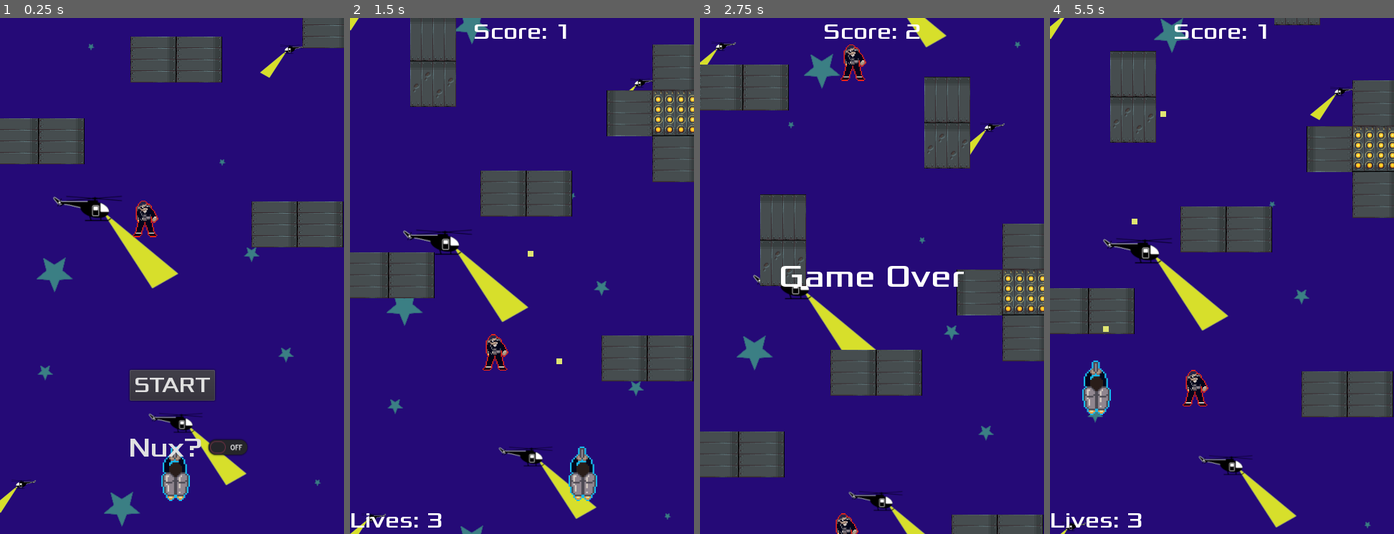
Above: before the commit, frames 1-4 (left to right).
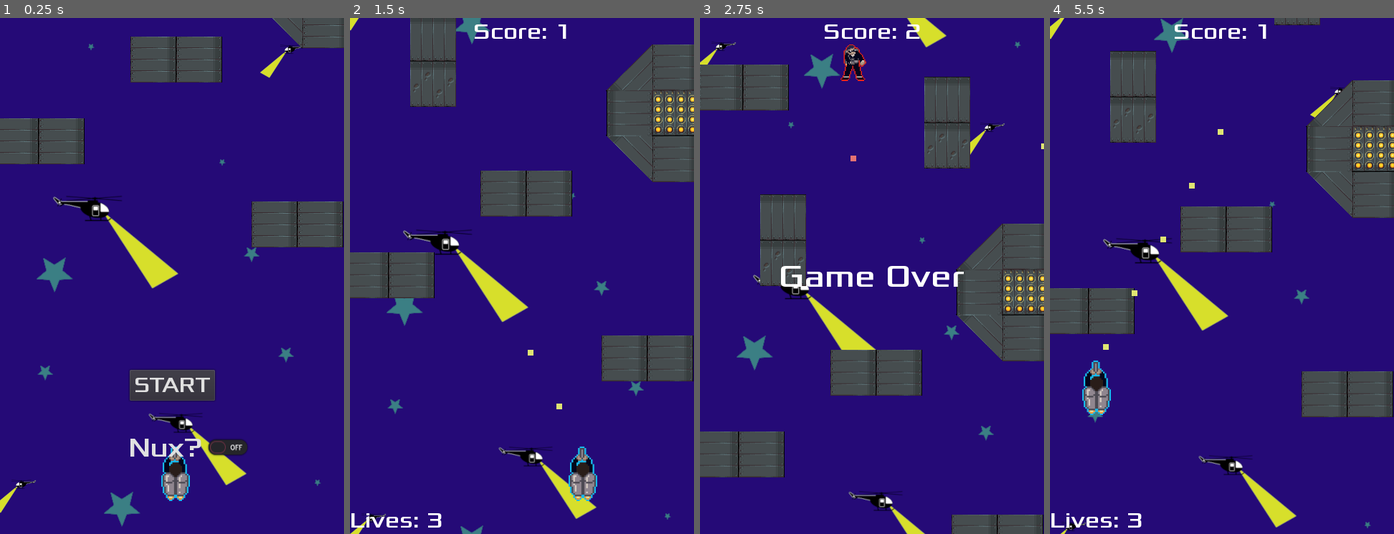
Above: after the commit, the same moments.

Repository: Harrison-Winters/Jet-Pack-Escape
Game: Godot game, scene res://Stage1.tscn
The game is run twice, just before and just after one commit, with the same random seed, the same clock (stepped at 60 frames per second) and the same inputs.
Inputs:
- Up to frame 1 (0.25 s): no input
- Up to frame 2 (1.5 s): click "START" at 0.5 s; hold Right (ui_right) from 1.28 s (still down); hold Z (shoot) from 1.28 s (still down)
- Up to frame 3 (2.75 s): release Right (ui_right) at 2.03 s; release Z (shoot) at 2.03 s; hold Down (ui_down) from 2.03 s (still down); tap Z (shoot) at 2.1 s
- Up to frame 4 (5.5 s): release Down (ui_down) at 2.78 s; hold Right (ui_right) 2.78-3.53 s; hold Z (shoot) 2.78-3.53 s; hold Up (ui_up) 3.53-4.25 s; tap Z (shoot) at 3.6 s; click "START" at 4.25 s; hold Left (ui_left) from 5.03 s (still down); hold Z (shoot) from 5.03 s (still down)

The runs differ from the first frame. In frame 1, 0.6% of the frame differs, in the area x 38-88%, y 0-43%; in frame 2, 1.6%; in frame 3, 1.4%; in frame 4, 1.7%, in the area x 15-88%, y 12-76%.

Commit message:
fixed radial enemy

Diff:
--- a/Jetpack Escape/Part1.tscn
+++ b/Jetpack Escape/Part1.tscn
@@ -241,17 +241,11 @@
 [node name="Wall31" parent="." groups=["ObstaclesPart1"] instance=ExtResource( 8 )]
 position = Vector2( 669, -7758 )
 
-[node name="Wall32" parent="." groups=["ObstaclesPart1"] instance=ExtResource( 1 )]
-position = Vector2( 1114, -6852 )
-
 [node name="Wall33" parent="." groups=["ObstaclesPart1"] instance=ExtResource( 2 )]
 position = Vector2( 655, -6939 )
 
 [node name="Wall72" parent="Wall33" groups=["ObstaclesPart1"] instance=ExtResource( 1 )]
 position = Vector2( -296, -475 )
-
-[node name="Wall34" parent="." groups=["ObstaclesPart1"] instance=ExtResource( 1 )]
-position = Vector2( 1135, -7491 )
 
 [node name="Wall35" parent="." groups=["ObstaclesPart1"] instance=ExtResource( 8 )]
 position = Vector2( 393, -6126 )
@@ -294,15 +288,9 @@
 [node name="Wall61" parent="." groups=["ObstaclesPart1"] instance=ExtResource( 1 )]
 position = Vector2( 586, -8884 )
 
-[node name="Wall44" parent="." groups=["ObstaclesPart1"] instance=ExtResource( 8 )]
-position = Vector2( 1126, -9177 )
-
 [node name="Wall46" parent="." groups=["ObstaclesPart1"] instance=ExtResource( 6 )]
 position = Vector2( 616, -8675 )
 
-[node name="Wall48" parent="." groups=["ObstaclesPart1"] instance=ExtResource( 2 )]
-position = Vector2( -298, -8771 )
-
 [node name="Wall49" parent="." groups=["ObstaclesPart1"] instance=ExtResource( 3 )]
 position = Vector2( 296, -9212 )
 
@@ -466,26 +454,61 @@
 position = Vector2( 543, -5233 )
 
 [node name="enemy2" parent="." groups=["enemies"] instance=ExtResource( 11 )]
-position = Vector2( 637, -4240 )
+position = Vector2( 643, -4324 )
 
 [node name="enemy" parent="." groups=["enemies"] instance=ExtResource( 11 )]
-position = Vector2( 492, -1708 )
+position = Vector2( 392, -1583 )
 
 [node name="enemy_radial" parent="." groups=["enemies"] instance=ExtResource( 13 )]
-position = Vector2( 543, -10429 )
+physics_interpolation_mode = 0
+position = Vector2( 348, -9756 )
 collision_layer = 1
 collision_mask = 1
 
 [node name="enemy3" parent="." groups=["enemies"] instance=ExtResource( 11 )]
 position = Vector2( 514, -182 )
 
+[node name="enemy_radial2" parent="." groups=["enemies"] instance=ExtResource( 13 )]
+physics_interpolation_mode = 0
+position = Vector2( 535, -2660 )
+
+[node name="enemy5" parent="." groups=["enemies"] instance=ExtResource( 11 )]
+position = Vector2( 543, -892 )
+
+[node name="enemy_radial3" parent="." groups=["enemies"] instance=ExtResource( 13 )]
+position = Vector2( 409, -3749 )
+
+[node name="enemy_radial4" parent="." groups=["enemies"] instance=ExtResource( 13 )]
+position = Vector2( 601, -5046 )
+
+[node name="enemy_radial5" parent="." groups=["enemies"] instance=ExtResource( 13 )]
+position = Vector2( 704, -6101 )
+
+[node name="enemy_radial6" parent="." groups=["enemies"] instance=ExtResource( 13 )]
+position = Vector2( 695, -7991 )
+
+[node name="enemy_radial7" parent="." groups=["enemies"] instance=ExtResource( 13 )]
+position = Vector2( 421, -8743 )
+
+[node name="enemy6" parent="." groups=["enemies"] instance=ExtResource( 11 )]
+position = Vector2( 574, -7496 )
+
+[node name="enemy_radial8" parent="." groups=["enemies"] instance=ExtResource( 13 )]
+position = Vector2( 375, -5784 )
+
 [node name="enemy4" parent="." groups=["enemies"] instance=ExtResource( 11 )]
-position = Vector2( 487, -8927 )
-
-[node name="enemy_radial2" parent="." groups=["enemies"] instance=ExtResource( 13 )]
-position = Vector2( 581, -2692 )
-
-[node name="enemy_radial3" parent="." groups=["enemies"] instance=ExtResource( 13 )]
-position = Vector2( 503, 466 )
+position = Vector2( 525, -9416 )
+
+[node name="enemy_radial9" parent="." groups=["enemies"] instance=ExtResource( 13 )]
+position = Vector2( 683, -3273 )
+
+[node name="enemy7" parent="." groups=["enemies"] instance=ExtResource( 11 )]
+position = Vector2( 477, -6460 )
+
+[node name="enemy_radial10" parent="." groups=["enemies"] instance=ExtResource( 13 )]
+position = Vector2( 373, -7134 )
+
+[node name="enemy8" parent="." groups=["enemies"] instance=ExtResource( 11 )]
+position = Vector2( 537, -10316 )
 
 [connection signal="win" from="WinArea" to="." method="_on_WinArea_win"]
--- a/Jetpack Escape/Stage1.tscn
+++ b/Jetpack Escape/Stage1.tscn
@@ -1,18 +1,12 @@
-[gd_scene load_steps=11 format=2]
+[gd_scene load_steps=8 format=2]
 
 [ext_resource path="res://Player.tscn" type="PackedScene" id=1]
-[ext_resource path="res://FallingWall1.gd" type="Script" id=2]
 [ext_resource path="res://DeathZone.tscn" type="PackedScene" id=3]
 [ext_resource path="res://HUD.tscn" type="PackedScene" id=4]
 [ext_resource path="res://Stage1.gd" type="Script" id=5]
 [ext_resource path="res://Part1.tscn" type="PackedScene" id=6]
 [ext_resource path="res://art/Background.png" type="Texture" id=7]
 [ext_resource path="res://TextureRect.gd" type="Script" id=8]
-
-[sub_resource type="PhysicsMaterial" id=3]
-
-[sub_resource type="RectangleShape2D" id=5]
-extents = Vector2( 100.312, 49 )
 
 [node name="Stage1" type="Node2D"]
 script = ExtResource( 5 )
@@ -22,34 +16,11 @@
 
 [node name="PlayerCollisionObject" parent="." instance=ExtResource( 1 )]
 position = Vector2( 245, 636 )
-collision_layer = 3
-collision_mask = 3
+collision_layer = 11
+collision_mask = 11
 
 [node name="WallContainer" type="Node2D" parent="."]
 position = Vector2( -11, -3 )
-
-[node name="FallingWall1" type="StaticBody2D" parent="WallContainer"]
-position = Vector2( 152, 37 )
-physics_material_override = SubResource( 3 )
-script = ExtResource( 2 )
-
-[node name="CollisionShape2D" type="CollisionShape2D" parent="WallContainer/FallingWall1"]
-position = Vector2( -407, 117 )
-shape = SubResource( 5 )
-
-[node name="ColorRect" type="ColorRect" parent="WallContainer/FallingWall1"]
-margin_left = -574.0
-margin_top = 46.0
-margin_right = -355.0
-margin_bottom = 155.0
-color = Color( 0.443137, 0.470588, 0.458824, 1 )
-
-[node name="Outline" type="ColorRect" parent="WallContainer/FallingWall1"]
-margin_left = -551.0
-margin_top = 26.0
-margin_right = -365.0
-margin_bottom = 130.0
-color = Color( 0.211765, 0.188235, 0.188235, 1 )
 
 [node name="DeathZone" parent="." instance=ExtResource( 3 )]
 position = Vector2( -649, 482 )
--- a/Jetpack Escape/Wall2.tscn
+++ b/Jetpack Escape/Wall2.tscn
@@ -1,8 +1,6 @@
-[gd_scene load_steps=6 format=2]
+[gd_scene load_steps=4 format=2]
 
-[ext_resource path="res://art/png/TILE_2B.png" type="Texture" id=1]
 [ext_resource path="res://Obstacles.gd" type="Script" id=2]
-[ext_resource path="res://art/png/TILE_2E.png" type="Texture" id=3]
 [ext_resource path="res://art/png/SUPPORT_1A.png" type="Texture" id=4]
 [ext_resource path="res://art/png/SUPPORT_1B.png" type="Texture" id=5]
 
@@ -16,16 +14,6 @@
 scale = Vector2( 1.07422, 2.02148 )
 polygon = PoolVector2Array( 32, 32, -32, 32, -32, -32, 32, -32 )
 
-[node name="Sprite" type="Sprite" parent="StaticBody2D"]
-position = Vector2( 33, 33 )
-texture = ExtResource( 1 )
-region_filter_clip = true
-
-[node name="Sprite2" type="Sprite" parent="StaticBody2D"]
-position = Vector2( 33, 97 )
-texture = ExtResource( 3 )
-region_filter_clip = true
-
 [node name="Support1b" type="Sprite" parent="."]
 position = Vector2( 33, 97 )
 texture = ExtResource( 5 )
--- a/Jetpack Escape/Wall3.tscn
+++ b/Jetpack Escape/Wall3.tscn
@@ -1,6 +1,5 @@
-[gd_scene load_steps=5 format=2]
+[gd_scene load_steps=4 format=2]
 
-[ext_resource path="res://art/png/TILE_1C.png" type="Texture" id=1]
 [ext_resource path="res://Obstacles.gd" type="Script" id=2]
 [ext_resource path="res://art/png/SUPPORT_3D.png" type="Texture" id=4]
 [ext_resource path="res://art/png/SUPPORT_1A.png" type="Texture" id=5]
@@ -41,54 +40,35 @@
 position = Vector2( 98, 33 )
 polygon = PoolVector2Array( 32, 32, 14.5943, 32, -32, 32, -32, -32, 32, -32 )
 
-[node name="Sprite" type="Sprite" parent="StaticBody2D"]
-position = Vector2( 33, 32 )
-texture = ExtResource( 1 )
+[node name="Support1a2" type="Sprite" parent="StaticBody2D"]
+position = Vector2( 33, 97 )
+rotation = -1.5708
+z_index = 1
+texture = ExtResource( 5 )
 
-[node name="Support3d" type="Sprite" parent="StaticBody2D/Sprite"]
-position = Vector2( 0, 1 )
+[node name="Support1a3" type="Sprite" parent="StaticBody2D"]
+position = Vector2( 33, -31 )
+rotation = -1.5708
+z_index = 1
+texture = ExtResource( 5 )
+
+[node name="Support1a4" type="Sprite" parent="StaticBody2D"]
+position = Vector2( 75, 74 )
+rotation = 0.785398
+scale = Vector2( 1, 1.432 )
+texture = ExtResource( 5 )
+
+[node name="Support1a5" type="Sprite" parent="StaticBody2D"]
+position = Vector2( 75, -8 )
+rotation = 2.35619
+scale = Vector2( 1, 1.432 )
+texture = ExtResource( 5 )
+
+[node name="Support3d" type="Sprite" parent="StaticBody2D"]
+position = Vector2( 33, 33 )
 texture = ExtResource( 4 )
 
-[node name="Tile1c" type="Sprite" parent="StaticBody2D"]
-position = Vector2( 97, 33 )
-texture = ExtResource( 1 )
-
-[node name="Tile1c3" type="Sprite" parent="StaticBody2D"]
-position = Vector2( 74, 75.224 )
-rotation = 0.785398
-scale = Vector2( 1, 1.43206 )
-z_index = -1
-texture = ExtResource( 1 )
-
-[node name="Tile1c2" type="Sprite" parent="StaticBody2D"]
-position = Vector2( 33, 97 )
-texture = ExtResource( 1 )
-
-[node name="Support1a" type="Sprite" parent="."]
+[node name="Support1a" type="Sprite" parent="StaticBody2D"]
 position = Vector2( 97, 33 )
 rotation = 1.5708
 texture = ExtResource( 5 )
-
-[node name="Support1a2" type="Sprite" parent="."]
-position = Vector2( 33, 97 )
-rotation = 4.71239
-texture = ExtResource( 5 )
-
-[node name="Support1a3" type="Sprite" parent="."]
-position = Vector2( 33, -31 )
-rotation = 4.71239
-texture = ExtResource( 5 )
-
-[node name="Support1a4" type="Sprite" parent="."]
-position = Vector2( 75, 74 )
-rotation = 0.785398
-scale = Vector2( 1, 1.432 )
-z_index = -1
-texture = ExtResource( 5 )
-
-[node name="Support1a5" type="Sprite" parent="."]
-position = Vector2( 75, -8 )
-rotation = 2.35619
-scale = Vector2( 1, 1.432 )
-z_index = -1
-texture = ExtResource( 5 )
--- a/Jetpack Escape/bullet.gd
+++ b/Jetpack Escape/bullet.gd
@@ -16,7 +16,7 @@
 # Called every frame. 'delta' is the elapsed time since the previous frame.
 func _physics_process(delta):
 	var velocity = Vector2.UP.rotated(angle) * speed
-	position += velocity * delta * 2
+	position += velocity * delta
 
 	if position.y < 0:
 		queue_free()
--- a/Jetpack Escape/enemy.tscn
+++ b/Jetpack Escape/enemy.tscn
@@ -11,10 +11,11 @@
 "speed": 5.0
 } ]
 
-[sub_resource type="RectangleShape2D" id=2]
-extents = Vector2( 18.5, 30.5 )
+[sub_resource type="CircleShape2D" id=2]
+radius = 13.0384
 
 [node name="enemy" type="RigidBody2D"]
+physics_interpolation_mode = 1
 collision_layer = 2
 collision_mask = 2
 gravity_scale = 0.0
--- a/Jetpack Escape/enemy_bullet.gd
+++ b/Jetpack Escape/enemy_bullet.gd
@@ -12,7 +12,7 @@
 # Called every frame. 'delta' is the elapsed time since the previous frame.
 func _process(delta):
 	var velocity = Vector2.UP.rotated(angle) * speed
-	position += velocity * delta
+	position += velocity * delta * 2.5
 
 #destroys bullet once it exits the screen
 func _on_VisibilityNotifier2D_screen_exited():
--- a/Jetpack Escape/enemy_radial.gd
+++ b/Jetpack Escape/enemy_radial.gd
@@ -18,6 +18,6 @@
 	for i in num_shots:
 		var bullet = resource.instance()
 		owner.add_child(bullet)
-		bullet.transform = $EnemyShootPosition.global_transform
+		bullet.global_transform = $EnemyShootPosition.global_transform
 		bullet.angle = shot_angle
 		shot_angle += 2*PI/num_shots
--- a/Jetpack Escape/enemy_radial.tscn
+++ b/Jetpack Escape/enemy_radial.tscn
@@ -7,8 +7,5 @@
 mode = 1
 script = ExtResource( 2 )
 
-[node name="AnimatedSprite" parent="." index="0"]
-animation = "radial"
-
 [node name="ShotTimer" parent="." index="2"]
 wait_time = 3.0
--- a/Jetpack Escape/enemy_test.tscn
+++ b/Jetpack Escape/enemy_test.tscn
@@ -10,7 +10,7 @@
 [node name="HUD" parent="." instance=ExtResource( 4 )]
 
 [node name="enemy" parent="." instance=ExtResource( 1 )]
-position = Vector2( 239, -86 )
+position = Vector2( 199, 116 )
 
 [node name="PlayerCollisionObject" parent="." instance=ExtResource( 2 )]
 position = Vector2( 235, 663 )
@@ -18,6 +18,7 @@
 collision_mask = 3
 
 [node name="enemy_radial" parent="." instance=ExtResource( 3 )]
+physics_interpolation_mode = 0
 position = Vector2( 252, 306 )
 collision_layer = 1
 collision_mask = 1
Not shown, added: Jetpack Escape/art/enemy1-flash.png.import
Not shown, added: Jetpack Escape/art/enemy2-flash.png.import
Not shown, added: Jetpack Escape/art/player1-flash.png.import
